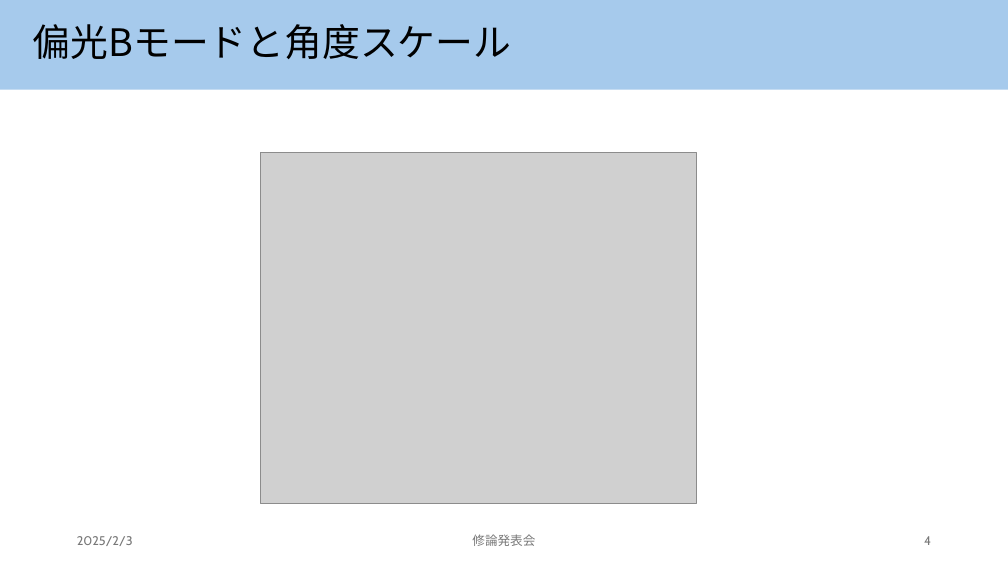
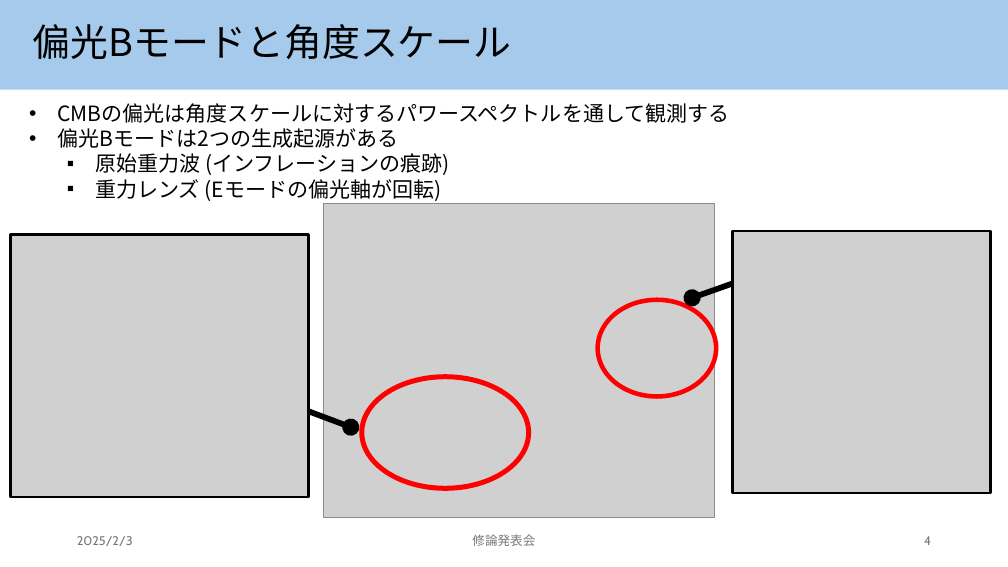
Before and after one commit to keisuke0821/master_thesis, a slide deck: slide 4 of mt_presentation.pptx. Drawn at 1008x567 pixels with LibreOffice and Linux fonts; fonts in the diff are those of the drawing; grey boxes stand for pictures. Boxes give left, top, right and bottom in pixels: in the first picture for what was removed or moved away, otherwise in the second. Text is boxed around its words. In the diff, an @@ line names an element or a change of style, - is before the commit and + after.

Commit message:
Commit at 2025-01-26 18:00:00

```diff
--- a/mt_presentation.pptx
+++ b/mt_presentation.pptx
@@ text added at [57, 103, 729, 201], 20 pt, text #000000 @@
+• CMBの偏光は角度スケールに対するパワースペクトルを通して観測する
+• 偏光Bモードは2つの生成起源がある
+  ▪ 原始重力波 (インフレーションの痕跡)
+  ▪ 重力レンズ (Eモードの偏光軸が回転)
@@ picture: place and size @@
-picture at [260, 153, 696, 504]
+picture at [324, 204, 715, 518]
@@ picture added at [11, 235, 309, 498] @@
@@ picture added at [733, 231, 991, 493] @@
@@ donut added at [597, 299, 718, 399], fill #FF0000, outline #FF0000 1.5 pt @@
@@ arrow added from (733, 284) to (693, 298), #000000 5.5 pt @@
@@ donut added at [360, 375, 530, 490], fill #FF0000, outline #FF0000 1.5 pt @@
@@ arrow added from (309, 411) to (351, 427), #000000 5.5 pt @@
```
